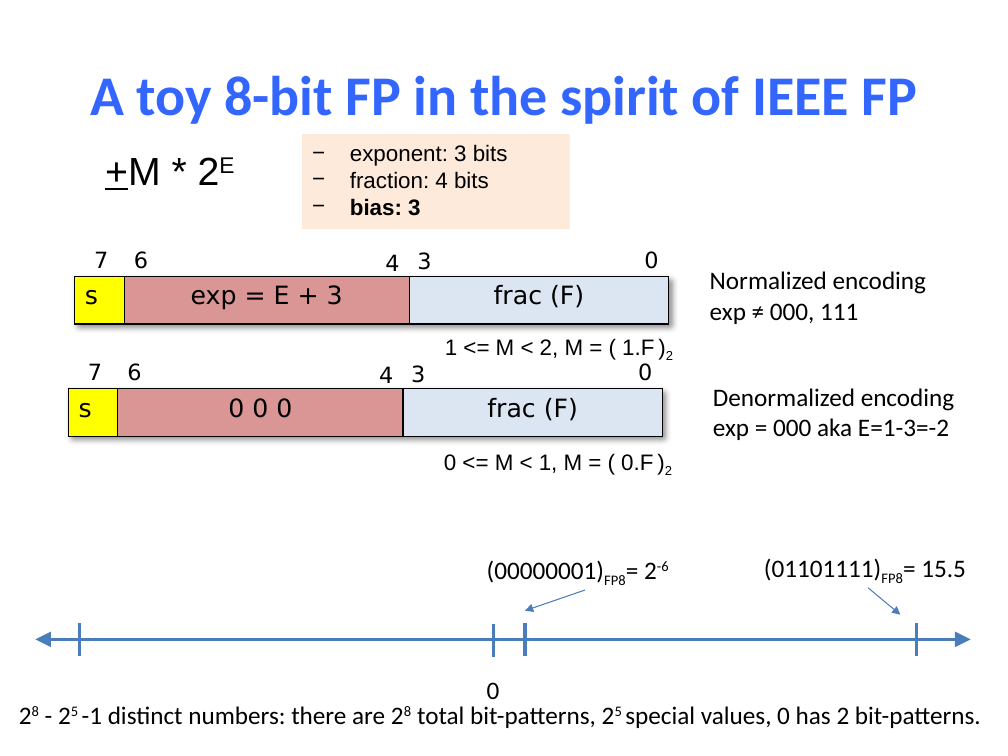
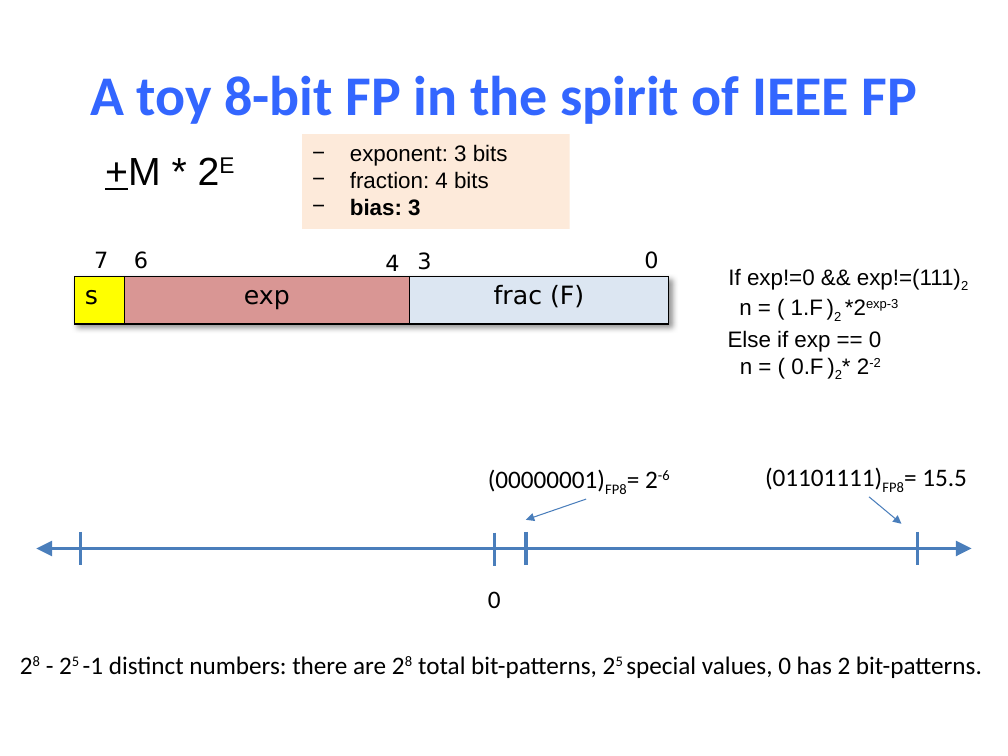
Before and after one commit to NYU-CSO/nyu-cso.github.io, a slide deck: slide 45 of notes/03-floats.pptx (slide 42 before the commit). Drawn at 1008x756 pixels with LibreOffice and Linux fonts; fonts in the diff are those of the drawing. Boxes give left, top, right and bottom in pixels: in the first picture for what was removed or moved away, otherwise in the second. Text is boxed around its words. In the diff, an @@ line names an element or a change of style, - is before the commit and + after.

```diff
--- a/notes/03-floats.pptx
+++ b/notes/03-floats.pptx
@@ text added at (728, 268, 968, 321), 16 pt, text #000000 @@
+If exp!=0 && exp!=(111)2
+n = ( 1.F )2 *2exp-3
@@ table at (75, 276, 668, 324) @@
-row 1, column 2: exp = E + 3
+row 1, column 2: exp
@@ text removed at (710, 271, 927, 324) @@
-Normalized encoding
-exp ≠ 000, 111
@@ text removed at (445, 339, 673, 360) @@
-1 <= M < 2, M = ( 1.F )2
@@ text added at (728, 330, 881, 379), 16 pt, text #000000 @@
+Else if exp == 0
+n = ( 0.F )2* 2-2
@@ table removed at (69, 389, 662, 436), 1 rows, 3 columns @@
-s | 0 0 0 | frac (F)
@@ text removed at (88, 363, 102, 380) @@
-7
@@ text removed at (127, 363, 141, 381) @@
-6
@@ text removed at (379, 366, 393, 383) @@
-4
@@ text removed at (411, 365, 425, 383) @@
-3
@@ text removed at (638, 363, 652, 381) @@
-0
@@ text removed at (713, 388, 954, 440) @@
-Denormalized encoding
-exp = 000 aka E=1-3=-2
@@ text removed at (444, 454, 672, 475) @@
-0 <= M < 1, M = ( 0.F )2
@@ 4 lines, 3 texts, 2 arrows, 1 double arrow: place and size @@
-4 lines, 3 texts, 2 arrows, 1 double arrow at (35, 559, 971, 699)
+4 lines, 3 texts, 2 arrows, 1 double arrow at (36, 467, 972, 608)
@@ text "28 - 25 -1 distinct ...": place and size @@
-text "28 - 25 -1 distinct ..." at (82, 706, 981, 728)
+text "28 - 25 -1 distinct ..." at (83, 656, 982, 678)
```
Also in this commit, not shown: 18 other slides changed, 5 slides added, 4 other files.
